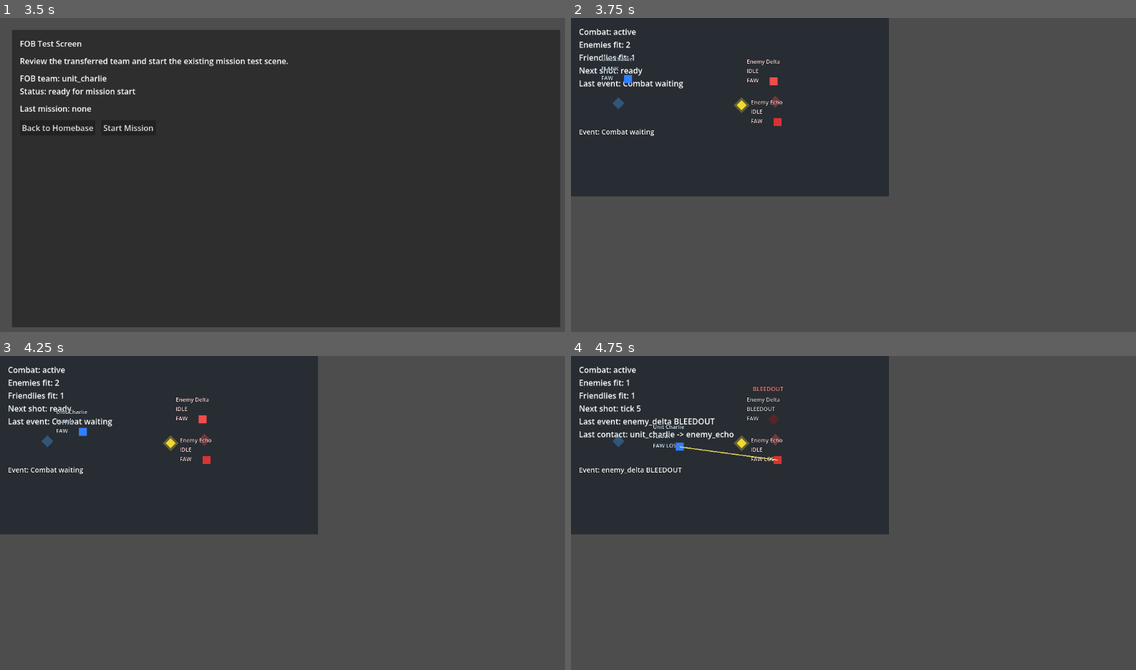
Above: before the commit, frames 1-4 (two rows, left to right).
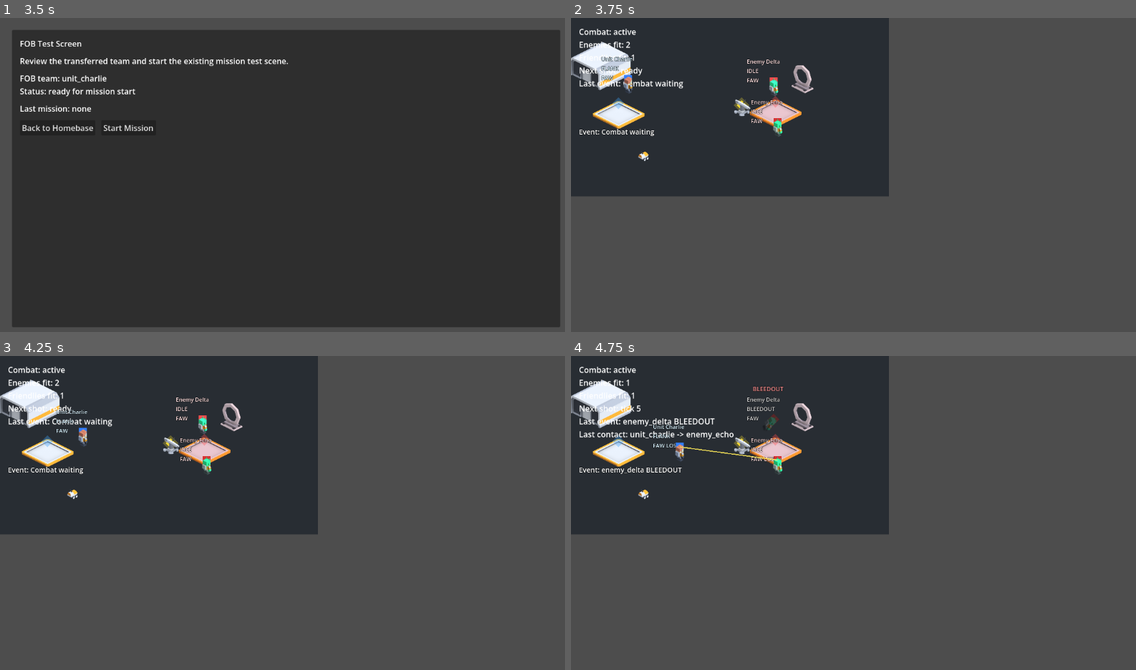
Above: after the commit, the same moments.

Repository: 0klabauta0-jpg/Sternenbuergerchen
Game: Godot game, scene res://scenes/meta/meta_layer_test.tscn
The game is run twice, just before and just after one commit, with the same random seed, the same clock (stepped at 60 frames per second) and the same inputs.
Inputs:
- Up to frame 1 (3.5 s): click "Unit Alpha (unit_alpha / team…" at 0.5 s; click "Unit Bravo (unit_bravo / team…" at 1.25 s; click "Unit Charlie (unit_charlie / …" at 2 s; click "Transfer Team to FOB" at 2.75 s
- Up to frame 2 (3.75 s): click "Start Mission" at 3.5 s
- Up to frame 3 (4.25 s): no input
- Up to frame 4 (4.75 s): no input

Frame 1 is identical in both runs. In frame 2, 2.3% of the frame differs, in the area x 0-43%, y 7-46%; in frame 3, 2.3%; in frame 4, 2.3%.

Commit message:
Hook minimal Kenney assets into mission test scene

Diff:
--- a/scenes/maps/test_map_v1.tscn
+++ b/scenes/maps/test_map_v1.tscn
@@ -1,7 +1,11 @@
-[gd_scene load_steps=3 format=3]
+[gd_scene load_steps=7 format=3]
 
 [ext_resource type="Script" path="res://scripts/maps/map_scene_root.gd" id="1_root"]
 [ext_resource type="Resource" path="res://scenes/maps/test_map_v1_definition.tres" id="2_definition"]
+[ext_resource type="Texture2D" path="res://Assets/kenney_space-kit/Isometric/platform_large_NE.png" id="3_platform"]
+[ext_resource type="Texture2D" path="res://Assets/kenney_space-kit/Isometric/hangar_smallA_NE.png" id="4_hangar"]
+[ext_resource type="Texture2D" path="res://Assets/kenney_space-kit/Isometric/gate_simple_NE.png" id="5_gate"]
+[ext_resource type="Texture2D" path="res://Assets/kenney_space-kit/Isometric/rover_NE.png" id="6_rover"]
 
 [node name="TestMapV1" type="Node2D"]
 script = ExtResource("1_root")
@@ -11,6 +15,33 @@
 z_index = -10
 color = Color(0.16, 0.18, 0.2, 1)
 polygon = PackedVector2Array(0, 0, 640, 0, 640, 360, 0, 360)
+
+[node name="FriendlyPad" type="Sprite2D" parent="."]
+position = Vector2(96, 172)
+scale = Vector2(0.42, 0.42)
+texture = ExtResource("3_platform")
+
+[node name="EnemyPad" type="Sprite2D" parent="."]
+position = Vector2(412, 169)
+scale = Vector2(0.42, 0.42)
+modulate = Color(1, 0.82, 0.82, 1)
+texture = ExtResource("3_platform")
+
+[node name="FriendlyHangar" type="Sprite2D" parent="."]
+position = Vector2(58, 86)
+scale = Vector2(0.48, 0.48)
+texture = ExtResource("4_hangar")
+
+[node name="FriendlyRover" type="Sprite2D" parent="."]
+position = Vector2(146, 250)
+scale = Vector2(0.58, 0.58)
+texture = ExtResource("6_rover")
+
+[node name="EnemyGate" type="Sprite2D" parent="."]
+position = Vector2(466, 110)
+scale = Vector2(0.52, 0.52)
+modulate = Color(1, 0.88, 0.88, 1)
+texture = ExtResource("5_gate")
 
 [node name="FriendlySpawnMarker" type="Polygon2D" parent="."]
 position = Vector2(96, 172)
--- a/scenes/tests/mission_reactivity_test.tscn
+++ b/scenes/tests/mission_reactivity_test.tscn
@@ -11,6 +11,10 @@
 [ext_resource type="Script" path="res://scripts/tests/mission_command_flow_driver.gd" id="9_flow"]
 [ext_resource type="Script" path="res://scripts/tests/mission_combat_loop_driver.gd" id="10_combat"]
 [ext_resource type="PackedScene" path="res://scenes/maps/test_map_v1.tscn" id="11_map"]
+[ext_resource type="Texture2D" path="res://Assets/kenney_space-kit/Isometric/astronautA_NE.png" id="12_astronaut_a"]
+[ext_resource type="Texture2D" path="res://Assets/kenney_space-kit/Isometric/astronautB_NE.png" id="13_astronaut_b"]
+[ext_resource type="Texture2D" path="res://Assets/kenney_space-kit/Isometric/alien_NE.png" id="14_alien"]
+[ext_resource type="Texture2D" path="res://Assets/kenney_space-kit/Isometric/satelliteDish_NE.png" id="15_dish"]
 
 [node name="MissionReactivityTest" type="Node2D"]
 
@@ -49,6 +53,11 @@
 color = Color(0.95, 0.85, 0.2, 1)
 polygon = PackedVector2Array(-10, 0, 0, -10, 10, 0, 0, 10)
 
+[node name="TargetDish" type="Sprite2D" parent="TargetMarker"]
+position = Vector2(0, -18)
+scale = Vector2(0.55, 0.55)
+texture = ExtResource("15_dish")
+
 [node name="UnitAlpha" type="Node2D" parent="."]
 script = ExtResource("7_unit")
 position = Vector2(72, 120)
@@ -59,6 +68,10 @@
 [node name="Visual" type="Polygon2D" parent="UnitAlpha"]
 color = Color(0.2, 0.8, 1, 1)
 polygon = PackedVector2Array(-8, -8, 8, -8, 8, 8, -8, 8)
+
+[node name="Sprite" type="Sprite2D" parent="UnitAlpha"]
+scale = Vector2(0.45, 0.45)
+texture = ExtResource("12_astronaut_a")
 
 [node name="UnitBravo" type="Node2D" parent="."]
 script = ExtResource("7_unit")
@@ -71,6 +84,10 @@
 color = Color(0.2, 0.65, 1, 1)
 polygon = PackedVector2Array(-8, -8, 8, -8, 8, 8, -8, 8)
 
+[node name="Sprite" type="Sprite2D" parent="UnitBravo"]
+scale = Vector2(0.45, 0.45)
+texture = ExtResource("13_astronaut_b")
+
 [node name="UnitCharlie" type="Node2D" parent="."]
 script = ExtResource("7_unit")
 position = Vector2(72, 240)
@@ -81,6 +98,11 @@
 [node name="Visual" type="Polygon2D" parent="UnitCharlie"]
 color = Color(0.2, 0.5, 1, 1)
 polygon = PackedVector2Array(-8, -8, 8, -8, 8, 8, -8, 8)
+
+[node name="Sprite" type="Sprite2D" parent="UnitCharlie"]
+scale = Vector2(0.45, 0.45)
+modulate = Color(0.86, 0.92, 1, 1)
+texture = ExtResource("12_astronaut_a")
 
 [node name="EnemyDelta" type="Node2D" parent="."]
 script = ExtResource("7_unit")
@@ -93,6 +115,10 @@
 color = Color(0.95, 0.3, 0.3, 1)
 polygon = PackedVector2Array(-8, -8, 8, -8, 8, 8, -8, 8)
 
+[node name="Sprite" type="Sprite2D" parent="EnemyDelta"]
+scale = Vector2(0.45, 0.45)
+texture = ExtResource("14_alien")
+
 [node name="EnemyEcho" type="Node2D" parent="."]
 script = ExtResource("7_unit")
 position = Vector2(228, 212)
@@ -103,6 +129,11 @@
 [node name="Visual" type="Polygon2D" parent="EnemyEcho"]
 color = Color(0.85, 0.2, 0.2, 1)
 polygon = PackedVector2Array(-8, -8, 8, -8, 8, 8, -8, 8)
+
+[node name="Sprite" type="Sprite2D" parent="EnemyEcho"]
+scale = Vector2(0.45, 0.45)
+modulate = Color(0.9, 1, 0.9, 1)
+texture = ExtResource("14_alien")
 
 [node name="MissionSetup" type="Node" parent="."]
 script = ExtResource("8_setup")
Binary file added: Assets/kenney_space-kit/Isometric/alien_NE.png
Not shown, added: Assets/kenney_space-kit/Isometric/alien_NE.png.import
Binary file added: Assets/kenney_space-kit/Isometric/astronautA_NE.png
Not shown, added: Assets/kenney_space-kit/Isometric/astronautA_NE.png.import
Binary file added: Assets/kenney_space-kit/Isometric/astronautB_NE.png
Not shown, added: Assets/kenney_space-kit/Isometric/astronautB_NE.png.import
Binary file added: Assets/kenney_space-kit/Isometric/gate_simple_NE.png
Not shown, added: Assets/kenney_space-kit/Isometric/gate_simple_NE.png.import
Binary file added: Assets/kenney_space-kit/Isometric/hangar_smallA_NE.png
Not shown, added: Assets/kenney_space-kit/Isometric/hangar_smallA_NE.png.import
Binary file added: Assets/kenney_space-kit/Isometric/platform_large_NE.png
Not shown, added: Assets/kenney_space-kit/Isometric/platform_large_NE.png.import
(and 7 more such lines)
